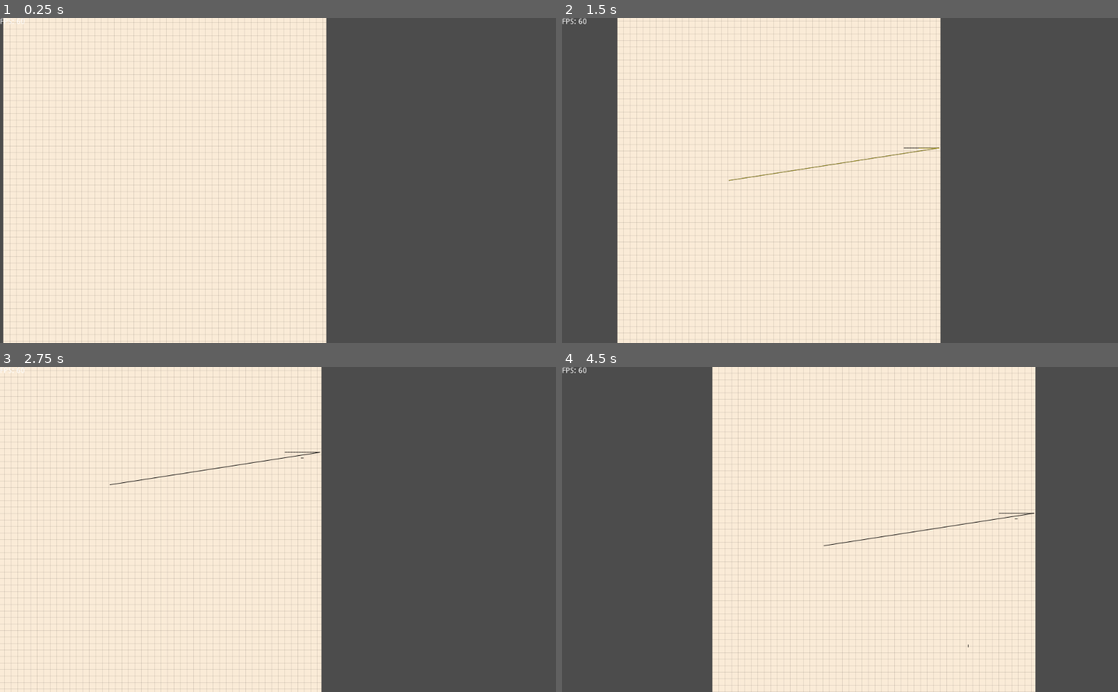
Above: before the commit, frames 1-4 (two rows, left to right).
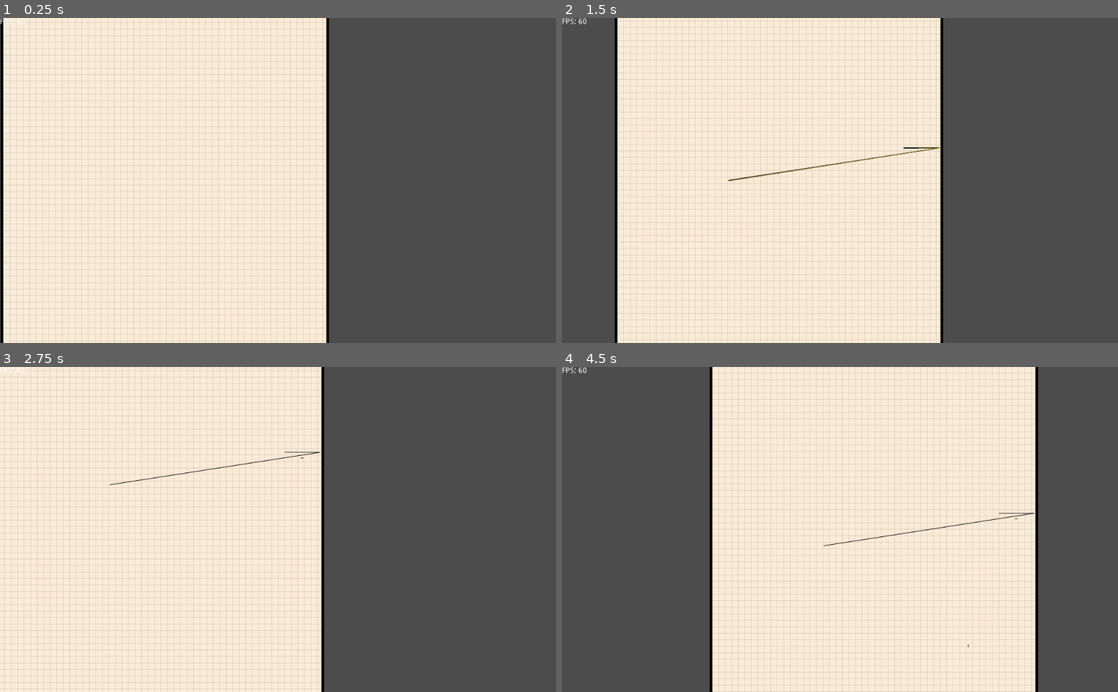
Above: after the commit, the same moments.

Repository: joey-public/gonote
Game: Godot game, scene res://src/Canvas/CanvasNode.tscn
The game is run twice, just before and just after one commit, with the same random seed, the same clock (stepped at 60 frames per second) and the same inputs.
Inputs (mouse positions are in pixels of both pictures, inside the frame that each line leads up to):
- Up to frame 1 (0.25 s): no input
- Up to frame 2 (1.5 s): move the mouse to (962, 164) at 0.52 s; press the mouse at (962, 164) at 0.53 s; hold D (pan_right) 0.53-1.28 s; tap Tab (Increase_pen_size, bound only after the commit) at 0.8, 1.35 s; move the mouse to (728, 196) at 1.27 s; release the mouse at (728, 196) at 1.28 s; hold S (pan_down) from 1.28 s (still down)
- Up to frame 3 (2.75 s): tap Shift (decrease_pen_size, bound only after the commit) at 1.55 s; move the mouse to (333, 458) at 2.02 s; release S (pan_down) at 2.03 s; hold D (pan_right) from 2.03 s (still down); hold Shift (decrease_pen_size, bound only after the commit) from 2.03 s (still down); click (333, 458) at 2.3 s
- Up to frame 4 (4.5 s): move the mouse to (812, 594) at 2.77 s; release D (pan_right) at 2.78 s; release Shift (decrease_pen_size, bound only after the commit) at 2.78 s; hold W (pan_up) 2.78-3.53 s; click (812, 594) at 2.85 s; tap Tab (Increase_pen_size, bound only after the commit) at 3.05 s; move the mouse to (1006, 578) at 3.52 s; hold F (fit) 3.53-4.28 s; hold H (pan_left) from 3.53 s (still down); tap Shift (decrease_pen_size, bound only after the commit) at 3.8 s; move the mouse to (673, 480) at 4.27 s; right-click (673, 480) at 4.35 s

The runs differ from the first frame. In frame 1, 1.1% of the frame differs, in the area x 0-60%, y 0-100%; in frame 2, 1.3%, in the area x 9-69%, y 0-100%; in frame 3, 0.6%; in frame 4, 1.1%.

Commit message:
Commit before working copy before drawing rework

Diff:
--- /dev/null
+++ b/SribbleManager.gd
@@ -0,0 +1,25 @@
+extends Node2D
+
+
+func _process(delta):
+	if self.visible:
+#		if Input.is_action_just_pressed("draw"):
+#			self._clear_trail_points()
+		if Input.is_action_pressed("draw"):
+#			if not(self._can_draw()): return
+#			SignalManager.emit_signal("fps_changed",
+#									   Globals.refresh_rates["draw_rate"])
+#			self.scribble_points.append(get_global_mouse_position())
+			self.add_point(get_global_mouse_position())
+#			self.trail.add_point(get_global_mouse_position())
+#			self.update()
+#			self.drawing_time += delta
+		elif Input.is_action_just_released("draw"):
+			print("draw done")
+			SignalManager.emit_signal("fps_changed",
+									   Globals.refresh_rates["slow_rate"])
+			self.draw_stack.push_back(PoolVector2Array(self.scribble_points))
+#			self._save_to_png(self.scribble_points)
+			self.scribble_points.clear()
+		else:
+			self._remove_trail_point(0)
--- a/project.godot
+++ b/project.godot
@@ -114,6 +114,21 @@
 "events": [ Object(InputEventKey,"resource_local_to_scene":false,"resource_name":"","device":0,"alt":false,"shift":false,"control":false,"meta":false,"command":false,"pressed":false,"scancode":70,"physical_scancode":0,"unicode":0,"echo":false,"script":null)
  ]
 }
+Increase_pen_size={
+"deadzone": 0.5,
+"events": [ Object(InputEventKey,"resource_local_to_scene":false,"resource_name":"","device":0,"alt":false,"shift":false,"control":false,"meta":false,"command":false,"pressed":false,"scancode":16777218,"physical_scancode":0,"unicode":0,"echo":false,"script":null)
+ ]
+}
+decrease_pen_size={
+"deadzone": 0.5,
+"events": [ Object(InputEventKey,"resource_local_to_scene":false,"resource_name":"","device":0,"alt":false,"shift":false,"control":false,"meta":false,"command":false,"pressed":false,"scancode":16777237,"physical_scancode":0,"unicode":0,"echo":false,"script":null)
+ ]
+}
+change_pen_color={
+"deadzone": 0.5,
+"events": [ Object(InputEventKey,"resource_local_to_scene":false,"resource_name":"","device":0,"alt":false,"shift":false,"control":false,"meta":false,"command":false,"pressed":false,"scancode":67,"physical_scancode":0,"unicode":0,"echo":false,"script":null)
+ ]
+}
 
 [physics]
 
--- a/src/Canvas/Camera2D.gd
+++ b/src/Canvas/Camera2D.gd
@@ -2,7 +2,7 @@
 
 const sixty_fps:float = 1/60.0;
 
-export var max_zoom = 0.25
+export var max_zoom = 0.15
 export var min_zoom = 3
 export var scroll_speed:float = 150.0
 export var zoom_speed:float = 200
--- a/src/Canvas/CanvasNode.gd
+++ b/src/Canvas/CanvasNode.gd
@@ -17,18 +17,19 @@
 func save_page():
 	$Camera2D.zoom = Vector2(1,1)
 	$Camera2D.offset=Vector2.ZERO
-
 	var viewport = self.get_viewport()
 	viewport.set_clear_mode(Viewport.CLEAR_MODE_ONLY_NEXT_FRAME)
 	yield(VisualServer,"frame_post_draw")
 	var img:Image = viewport.get_texture().get_data()
 	img.flip_y()
 	img.crop($Page.size.x,$Page.size.y)
-	img.save_png("test.png")
+	img.decompress()
+	img.lock()
 #	var tex = ImageTexture.new()
 #	tex.create_from_image(img)
 #	$Page/Sprite.texture = tex
 	viewport.set_clear_mode(Viewport.CLEAR_MODE_ALWAYS)
+#	img.save_png("test.png")
 
 
 func _center_page():
--- a/src/Canvas/Page/Page.gd
+++ b/src/Canvas/Page/Page.gd
@@ -24,6 +24,7 @@
 #	$Viewport.size = self.page_rect.size
 #	print($Viewport.size)
 	self.size = self.sizes[self.size]
+	self.rect_size = self.size
 	var img = Image.new()
 	img.create(page_rect.size.x,page_rect.size.y,false,Image.FORMAT_RGBA8)
 	img.lock()
--- a/src/Canvas/Page/Page.tscn
+++ b/src/Canvas/Page/Page.tscn
@@ -47,7 +47,3 @@
 }
 
 [node name="Scribbles" parent="Sprite2" instance=ExtResource( 1 )]
-
-[node name="Sprite" type="Sprite" parent="."]
-centered = false
-offset = Vector2( 800, 0 )
--- a/src/Canvas/Scribble/Scribbles.gd
+++ b/src/Canvas/Scribble/Scribbles.gd
@@ -15,7 +15,14 @@
 onready var pos = self.get_global_mouse_position()
 onready var trail = $Line2D
 onready var tween = $Tween
+var draw_tex:ImageTexture
 
+#func _ready():
+#	var img = Image.new()
+#	img.load("res://NoteTaking.png")
+#	self.draw_tex = ImageTexture.new()
+#	self.draw_tex = ImageTexture.new()
+#	self.draw_tex.create_from_image(img)
 
 func _input(event):
 	if event.is_action_pressed("undo"):
@@ -26,6 +33,10 @@
 		if self.undo_stack.size()>0:
 			self.draw_stack.push_back(self.undo_stack.pop_back())
 			self.update()
+	if event.is_action_pressed("Increase_pen_size"):
+		self._change_pen_size(0.1*self.width)
+	if event.is_action_pressed("decrease_pen_size"):
+		self._change_pen_size(-0.1*self.width)
 
 func _process(delta):
 	if self.visible:
@@ -38,6 +49,7 @@
 			self.scribble_points.append(get_global_mouse_position())
 			self.trail.add_point(get_global_mouse_position())
 			self.update()
+#			self.emit_signal("draw")
 			self.drawing_time += delta
 		elif Input.is_action_just_released("draw"):
 			print("draw done")
@@ -59,6 +71,8 @@
 func _draw():
 	if self.scribble_points.size() > 2:
 		self.draw_polyline(self.scribble_points,self.color,self.width,self.anti_a)
+#		for pos in self.scribble_points:
+#			self.draw_texture(self.draw_tex,pos,Color.black)
 	for scribble in self.draw_stack:
 		if scribble.size() >2:
 			self.draw_polyline(scribble,self.color,self.width,self.anti_a)
@@ -113,3 +127,6 @@
 	var pos:Vector2 = get_global_mouse_position()
 	var rec:Rect2 = get_parent().get_global_rect()
 	return rec.has_point(pos)
+
+func _change_pen_size(amount:float):
+	self.width += amount
--- /dev/null
+++ b/src/DrawLine.gd
@@ -0,0 +1,35 @@
+extends Line2D
+
+
+# Declare member variables here. Examples:
+# var a = 2
+# var b = "text"
+
+
+# Called when the node enters the scene tree for the first time.
+func _ready():
+	pass # Replace with function body.
+
+
+func _process(delta):
+	if self.visible:
+#		if Input.is_action_just_pressed("draw"):
+#			self._clear_trail_points()
+		if Input.is_action_pressed("draw"):
+#			if not(self._can_draw()): return
+#			SignalManager.emit_signal("fps_changed",
+#									   Globals.refresh_rates["draw_rate"])
+#			self.scribble_points.append(get_global_mouse_position())
+			self.add_point(get_global_mouse_position())
+#			self.trail.add_point(get_global_mouse_position())
+#			self.update()
+#			self.drawing_time += delta
+		elif Input.is_action_just_released("draw"):
+			print("draw done")
+			SignalManager.emit_signal("fps_changed",
+									   Globals.refresh_rates["slow_rate"])
+			self.draw_stack.push_back(PoolVector2Array(self.scribble_points))
+#			self._save_to_png(self.scribble_points)
+			self.scribble_points.clear()
+		else:
+			self._remove_trail_point(0)
--- /dev/null
+++ b/src/DrawLine.tscn
@@ -0,0 +1,7 @@
+[gd_scene load_steps=2 format=2]
+
+[ext_resource path="res://src/DrawLine.gd" type="Script" id=1]
+
+[node name="DrawLine" type="Line2D"]
+default_color = Color( 0.0431373, 0.133333, 0.329412, 1 )
+script = ExtResource( 1 )
--- /dev/null
+++ b/src/SribbleManager.tscn
@@ -0,0 +1,6 @@
+[gd_scene load_steps=2 format=2]
+
+[ext_resource path="res://SribbleManager.gd" type="Script" id=1]
+
+[node name="SribbleManager" type="Node2D"]
+script = ExtResource( 1 )
Not shown, added: NoteTaking.png.import
Not shown, changed: .gitignore
